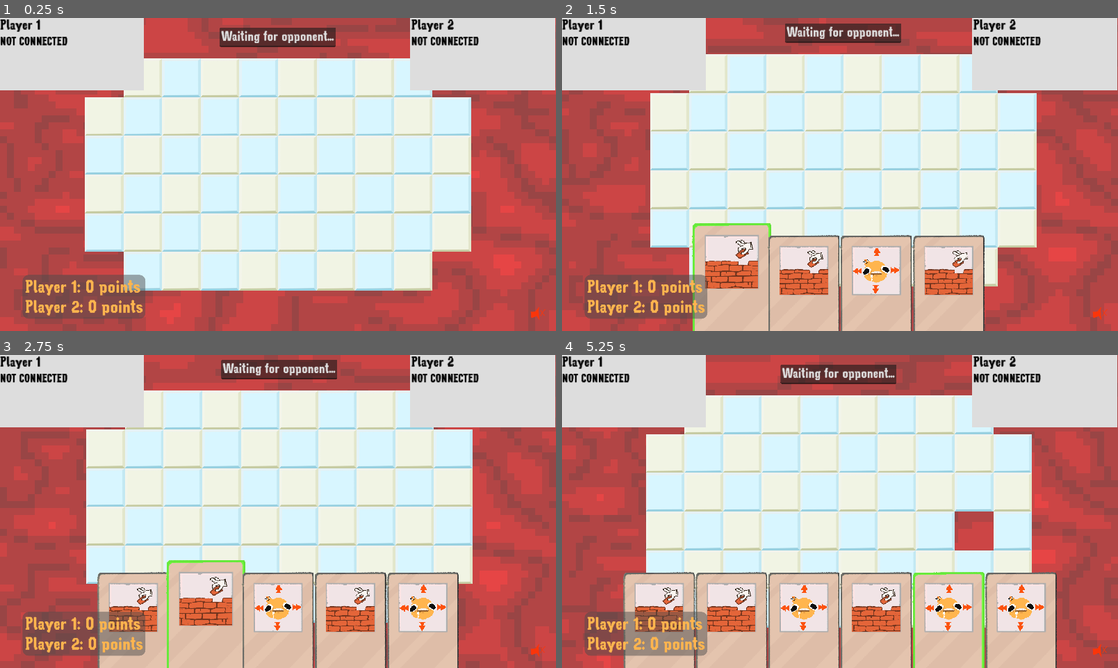
Above: before the commit, frames 1-4 (two rows, left to right).
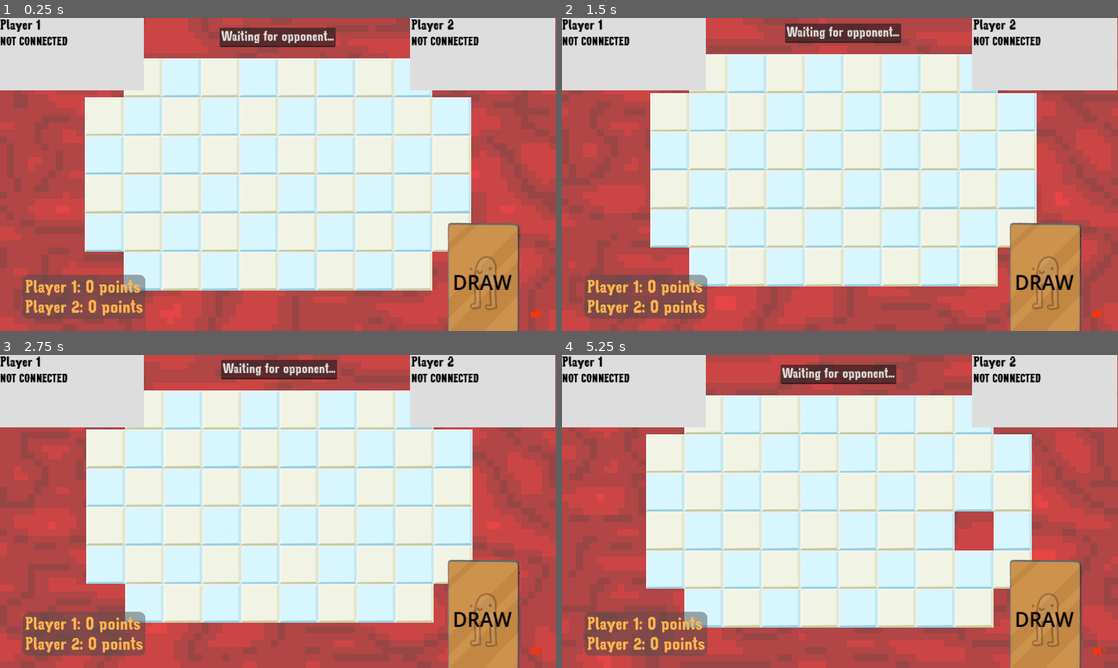
Above: after the commit, the same moments.

Repository: patator62180/GDWL_67
Game: Godot game, scene res://scenes/game/game.tscn
Two runs of this game, one before a commit and one after it. Both use one fixed random seed, a clock stepped at 60 frames per second and the inputs below. This scene is started directly instead of the project's main scene.
Inputs (mouse positions are in pixels of both pictures, inside the frame that each line leads up to):
- Up to frame 1 (0.25 s): no input
- Up to frame 2 (1.5 s): tap Enter (ui_accept) at 0.5, 0.6, 0.77, 1.07 s; move the mouse to (962, 158) at 0.52 s; hold Right (right) 0.53-1.25 s; click (962, 158) at 0.67 s; drag from (728, 293) to (812, 237) at 1.27 s
- Up to frame 3 (2.75 s): move the mouse to (239, 624) at 2.02 s; hold Right (right) from 2.03 s (still down); click (239, 624) at 2.1 s; tap Enter (ui_accept) at 2.3 s
- Up to frame 4 (5.25 s): release Right (right) at 2.75 s; drag from (840, 630) to (673, 464) at 2.77 s; drag from (912, 630) to (867, 511) at 3.52 s; drag from (984, 630) to (756, 433) at 4.27 s; move the mouse to (867, 511) at 5.02 s; hold Down (down) from 5.03 s (still down); tap Enter (ui_accept) at 5.1 s; click (867, 511) at 5.17 s

The runs differ from the first frame. In frame 1, 4.4% of the frame differs, in the area x 80-94%, y 65-100%; in frame 2, 19%; in frame 3, 22%; in frame 4, 23%, in the area x 11-94%, y 65-100%.
Error in both runs: Invalid access to property or key 'peer_player_joined' on a base object of type 'Nil'. (res://scenes/game/game.gd:39)

Commit message:
card anims + deck starting

Diff:
--- a/scenes/cards/card.gd
+++ b/scenes/cards/card.gd
@@ -6,6 +6,7 @@
 
 @export var outline : Control
 @export var icon : TextureRect
+@export var animation_player : AnimationPlayer
 
 var resource : Resource
 
@@ -19,14 +20,24 @@
     if event is InputEventMouseButton:
         card_clicked.emit(card_id)
 
-
 func _on_mouse_entered():
     scale = Vector2.ONE * 1.1
-
+    z_index = 1
+    position.y = position.y - 50
 
 func _on_mouse_exited():
     scale = Vector2.ONE
-
+    z_index = 0
+    position.y = position.y + 50
 
 func get_type():
     return resource.type
+
+func show_card_appear():
+    animation_player.play("card_appear")
+
+func show_card_back():
+    animation_player.play("card_show_back")
+
+func flip_card():
+    animation_player.play("card_flip")
--- a/scenes/cards/card.tscn
+++ b/scenes/cards/card.tscn
@@ -1,20 +1,138 @@
-[gd_scene load_steps=6 format=3 uid="uid://w8glstws2q30"]
+[gd_scene load_steps=12 format=3 uid="uid://w8glstws2q30"]
 
 [ext_resource type="Script" path="res://scenes/cards/card.gd" id="1_7d03g"]
 [ext_resource type="Texture2D" uid="uid://qfq8gm06d23p" path="res://sprites/tuile_blue.png" id="2_300yh"]
 [ext_resource type="Shader" path="res://scenes/cards/outline.gdshader" id="3_p3nqa"]
 [ext_resource type="Texture2D" uid="uid://dtys1aqstpv3o" path="res://sprites/Carte.png" id="3_pnjbd"]
+[ext_resource type="Texture2D" uid="uid://547e7ytc7lrc" path="res://sprites/card_back.png" id="5_xg4oj"]
 
 [sub_resource type="ShaderMaterial" id="ShaderMaterial_77or1"]
 resource_local_to_scene = true
 shader = ExtResource("3_p3nqa")
-shader_parameter/color = Color(0.4, 1, 0.2, 0)
+shader_parameter/color = Color(0.12549, 0.427451, 0, 0)
 shader_parameter/width = 4.965
 shader_parameter/pattern = 2
 shader_parameter/inside = true
 shader_parameter/add_margins = true
 
-[node name="Card" type="Control" node_paths=PackedStringArray("outline", "icon")]
+[sub_resource type="Animation" id="Animation_daeny"]
+length = 0.001
+tracks/0/type = "bezier"
+tracks/0/imported = false
+tracks/0/enabled = true
+tracks/0/path = NodePath("Background:scale:x")
+tracks/0/interp = 1
+tracks/0/loop_wrap = true
+tracks/0/keys = {
+"handle_modes": PackedInt32Array(0),
+"points": PackedFloat32Array(1, -0.25, 0, 0.25, 0),
+"times": PackedFloat32Array(0)
+}
+tracks/1/type = "value"
+tracks/1/imported = false
+tracks/1/enabled = true
+tracks/1/path = NodePath("Background/CardBack:visible")
+tracks/1/interp = 1
+tracks/1/loop_wrap = true
+tracks/1/keys = {
+"times": PackedFloat32Array(0),
+"transitions": PackedFloat32Array(1),
+"update": 1,
+"values": [false]
+}
+tracks/2/type = "bezier"
+tracks/2/imported = false
+tracks/2/enabled = true
+tracks/2/path = NodePath(".:position:y")
+tracks/2/interp = 1
+tracks/2/loop_wrap = true
+tracks/2/keys = {
+"handle_modes": PackedInt32Array(0),
+"points": PackedFloat32Array(398, -0.25, 0, 0.25, 0),
+"times": PackedFloat32Array(0)
+}
+
+[sub_resource type="Animation" id="Animation_e3tc5"]
+resource_name = "card_appear"
+length = 0.25
+step = 0.05
+tracks/0/type = "value"
+tracks/0/imported = false
+tracks/0/enabled = true
+tracks/0/path = NodePath("Background/CardBack:visible")
+tracks/0/interp = 1
+tracks/0/loop_wrap = true
+tracks/0/keys = {
+"times": PackedFloat32Array(0),
+"transitions": PackedFloat32Array(1),
+"update": 1,
+"values": [true]
+}
+tracks/1/type = "bezier"
+tracks/1/imported = false
+tracks/1/enabled = true
+tracks/1/path = NodePath(".:position:y")
+tracks/1/interp = 1
+tracks/1/loop_wrap = true
+tracks/1/keys = {
+"handle_modes": PackedInt32Array(0, 0),
+"points": PackedFloat32Array(200, -0.25, 0, 0.1, -239.24, 0, -0.05, -44.4992, 0.25, 0),
+"times": PackedFloat32Array(0, 0.25)
+}
+
+[sub_resource type="Animation" id="Animation_0ppyw"]
+resource_name = "card_flip"
+length = 0.5
+step = 0.025
+tracks/0/type = "value"
+tracks/0/imported = false
+tracks/0/enabled = true
+tracks/0/path = NodePath("Background/CardBack:visible")
+tracks/0/interp = 1
+tracks/0/loop_wrap = true
+tracks/0/keys = {
+"times": PackedFloat32Array(0, 0.25),
+"transitions": PackedFloat32Array(1, 1),
+"update": 1,
+"values": [true, false]
+}
+tracks/1/type = "bezier"
+tracks/1/imported = false
+tracks/1/enabled = true
+tracks/1/path = NodePath("Background:scale:x")
+tracks/1/interp = 1
+tracks/1/loop_wrap = true
+tracks/1/keys = {
+"handle_modes": PackedInt32Array(2, 0, 2),
+"points": PackedFloat32Array(1, 0, 0, 0.0833333, 0, 0, -0.125, 0.660535, 0.125, 0.670152, 1, -0.0833333, 0, 0, 0),
+"times": PackedFloat32Array(0, 0.25, 0.5)
+}
+
+[sub_resource type="Animation" id="Animation_kg8m0"]
+resource_name = "card_show_back"
+length = 0.001
+tracks/0/type = "value"
+tracks/0/imported = false
+tracks/0/enabled = true
+tracks/0/path = NodePath("Background/CardBack:visible")
+tracks/0/interp = 1
+tracks/0/loop_wrap = true
+tracks/0/keys = {
+"times": PackedFloat32Array(0),
+"transitions": PackedFloat32Array(1),
+"update": 1,
+"values": [true]
+}
+
+[sub_resource type="AnimationLibrary" id="AnimationLibrary_smuk7"]
+_data = {
+"RESET": SubResource("Animation_daeny"),
+"card_appear": SubResource("Animation_e3tc5"),
+"card_flip": SubResource("Animation_0ppyw"),
+"card_show_back": SubResource("Animation_kg8m0")
+}
+
+[node name="Card" type="Control" node_paths=PackedStringArray("outline", "icon", "animation_player")]
 texture_filter = 1
 custom_minimum_size = Vector2(150, 0)
 layout_mode = 3
@@ -23,17 +141,37 @@
 anchor_top = 1.0
 anchor_right = 0.5
 anchor_bottom = 1.0
-offset_left = -75.0
+offset_left = 3381.0
 offset_top = -250.0
-offset_right = 75.0
+offset_right = 3531.0
+offset_bottom = 0.000976563
 grow_horizontal = 2
 grow_vertical = 0
 pivot_offset = Vector2(75, 250)
 script = ExtResource("1_7d03g")
-outline = NodePath("Outline")
-icon = NodePath("Icon")
-
-[node name="Outline" type="TextureRect" parent="."]
+outline = NodePath("Background/Outline")
+icon = NodePath("Background/Icon")
+animation_player = NodePath("AnimationPlayer")
+
+[node name="Background" type="TextureRect" parent="."]
+texture_filter = 1
+material = SubResource("ShaderMaterial_77or1")
+layout_mode = 1
+anchors_preset = 8
+anchor_left = 0.5
+anchor_top = 0.5
+anchor_right = 0.5
+anchor_bottom = 0.5
+offset_left = -75.0
+offset_top = -125.0
+offset_right = 75.0
+offset_bottom = 125.0
+grow_horizontal = 2
+grow_vertical = 2
+pivot_offset = Vector2(75, 125)
+texture = ExtResource("3_pnjbd")
+
+[node name="Outline" type="TextureRect" parent="Background"]
 visible = false
 modulate = Color(0, 0, 0, 1)
 layout_mode = 1
@@ -50,24 +188,7 @@
 grow_vertical = 2
 texture = ExtResource("2_300yh")
 
-[node name="Background" type="TextureRect" parent="."]
-texture_filter = 1
-material = SubResource("ShaderMaterial_77or1")
-layout_mode = 1
-anchors_preset = 8
-anchor_left = 0.5
-anchor_top = 0.5
-anchor_right = 0.5
-anchor_bottom = 0.5
-offset_left = -75.0
-offset_top = -125.0
-offset_right = 75.0
-offset_bottom = 125.0
-grow_horizontal = 2
-grow_vertical = 2
-texture = ExtResource("3_pnjbd")
-
-[node name="Icon" type="TextureRect" parent="."]
+[node name="Icon" type="TextureRect" parent="Background"]
 layout_mode = 1
 anchors_preset = 8
 anchor_left = 0.5
@@ -81,6 +202,21 @@
 grow_horizontal = 2
 grow_vertical = 2
 
+[node name="CardBack" type="TextureRect" parent="Background"]
+visible = false
+layout_mode = 1
+anchors_preset = 15
+anchor_right = 1.0
+anchor_bottom = 1.0
+grow_horizontal = 2
+grow_vertical = 2
+texture = ExtResource("5_xg4oj")
+
+[node name="AnimationPlayer" type="AnimationPlayer" parent="."]
+libraries = {
+"": SubResource("AnimationLibrary_smuk7")
+}
+
 [connection signal="gui_input" from="." to="." method="_on_gui_input"]
 [connection signal="mouse_entered" from="." to="." method="_on_mouse_entered"]
 [connection signal="mouse_exited" from="." to="." method="_on_mouse_exited"]
--- a/scenes/cards/hand.gd
+++ b/scenes/cards/hand.gd
@@ -13,6 +13,10 @@
 var total_weight = 0
 
 @export var selected_color = Color(0.4, 1, 0.2, 0.85)
+@export var cards_parent: Control
+
+@export var max_width: int
+@export var max_card_angle: float
 
 signal card_selected(cardType : String)
 
@@ -27,8 +31,8 @@
 
 # Called every frame. 'delta' is the elapsed time since the previous frame.
 func _process(delta):
-    if Input.is_action_just_pressed("ui_accept"):
-        draw()
+    #if Input.is_action_just_pressed("ui_accept"):
+        #draw()
     if Input.is_action_just_pressed("escape"):
         unselect_selected_card()
     pass
@@ -53,7 +57,7 @@
     var card = card_scene.instantiate() as Card
     card.init(card_ressource)
 
-    add_child(card)
+    cards_parent.add_child(card)
 
     card_count += 1
     card.card_id = card_count
@@ -61,6 +65,8 @@
 
     cards.push_back(card)
     reposition_cards()
+
+    play_card_appear_anims(card)
 
 func select_card(card_id):
     unselect_selected_card()
@@ -83,11 +89,28 @@
     card_selected.emit("")
 
 func reposition_cards():
+    var authorized_card_width = card_width
+    if cards.size() > 1:
+        authorized_card_width = (max_width - card_width) as float / (cards.size() - 1)
+
+    var actual_width = min(card_width, authorized_card_width)
+
     for i in range(0, cards.size()):
-        cards[i].position = Vector2(i * card_width - cards.size() * card_width / 2, 0)
+        cards[i].position = Vector2(i * actual_width - (cards.size() - 1) * actual_width / 2 - card_width / 2, 0)
+        cards[i].rotation_degrees = ((i+0.5) as float / cards.size()) * max_card_angle - max_card_angle / 2
+        print(cards[i].rotation_degrees)
 
 func consume_selected_card():
     cards.remove_at(selected_card_index)
     selected_card.queue_free()
     unselect_selected_card()
     reposition_cards()
+
+func _on_deck_gui_input(event):
+    if event is InputEventMouseButton and event.get_button_index() == MOUSE_BUTTON_LEFT and event.is_pressed():
+        draw()
+
+func play_card_appear_anims(card: Card):
+    card.show_card_appear()
+    await get_tree().create_timer(0.3).timeout
+    card.flip_card()
--- a/scenes/cards/hand.tscn
+++ b/scenes/cards/hand.tscn
@@ -1,16 +1,82 @@
-[gd_scene load_steps=2 format=3 uid="uid://dsmt3xnq7i1eu"]
+[gd_scene load_steps=3 format=3 uid="uid://dsmt3xnq7i1eu"]
 
 [ext_resource type="Script" path="res://scenes/cards/hand.gd" id="1_cctgx"]
+[ext_resource type="Texture2D" uid="uid://547e7ytc7lrc" path="res://sprites/card_back.png" id="2_kyxea"]
 
-[node name="Hand" type="Control"]
+[node name="Hand" type="Control" node_paths=PackedStringArray("cards_parent")]
 layout_mode = 3
+anchors_preset = 12
+anchor_top = 1.0
+anchor_right = 1.0
+anchor_bottom = 1.0
+offset_top = -200.0
+grow_horizontal = 2
+grow_vertical = 0
+script = ExtResource("1_cctgx")
+cards_parent = NodePath("Cards")
+max_width = 600
+max_card_angle = 20.0
+
+[node name="Cards" type="Control" parent="."]
+layout_mode = 1
 anchors_preset = 7
 anchor_left = 0.5
 anchor_top = 1.0
 anchor_right = 0.5
 anchor_bottom = 1.0
 offset_top = -200.0
-offset_bottom = -200.0
 grow_horizontal = 2
 grow_vertical = 0
-script = ExtResource("1_cctgx")
+
+[node name="Deck" type="Control" parent="."]
+layout_mode = 1
+anchor_left = 0.74
+anchor_right = 1.0
+anchor_bottom = 1.0
+offset_left = -0.47998
+grow_horizontal = 0
+grow_vertical = 0
+
+[node name="card_back" type="TextureRect" parent="Deck"]
+layout_mode = 1
+anchors_preset = 8
+anchor_left = 0.5
+anchor_top = 0.5
+anchor_right = 0.5
+anchor_bottom = 0.5
+offset_left = -75.0
+offset_top = -125.0
+offset_right = 75.0
+offset_bottom = 125.0
+grow_horizontal = 2
+grow_vertical = 2
+pivot_offset = Vector2(75, 150)
+texture = ExtResource("2_kyxea")
+
+[node name="RichTextLabel" type="RichTextLabel" parent="Deck/card_back"]
+light_mask = 0
+layout_mode = 1
+anchors_preset = 8
+anchor_left = 0.5
+anchor_top = 0.5
+anchor_right = 0.5
+anchor_bottom = 0.5
+offset_left = -75.0
+offset_top = -20.0
+offset_right = 70.0
+offset_bottom = 20.0
+grow_horizontal = 2
+grow_vertical = 2
+mouse_filter = 2
+theme_override_colors/default_color = Color(0, 0, 0, 1)
+theme_override_font_sizes/normal_font_size = 41
+bbcode_enabled = true
+text = "[center]DRAW[/center]"
+fit_content = true
+scroll_active = false
+autowrap_mode = 0
+shortcut_keys_enabled = false
+deselect_on_focus_loss_enabled = false
+drag_and_drop_selection_enabled = false
+
+[connection signal="gui_input" from="Deck/card_back" to="." method="_on_deck_gui_input"]
--- a/scenes/simulation/shockwave.tscn
+++ b/scenes/simulation/shockwave.tscn
@@ -39,7 +39,7 @@
 
 [sub_resource type="Animation" id="Animation_hs2n7"]
 resource_name = "shockwave"
-length = 0.5
+length = 0.6
 tracks/0/type = "value"
 tracks/0/imported = false
 tracks/0/enabled = true
@@ -59,10 +59,10 @@
 tracks/1/interp = 1
 tracks/1/loop_wrap = true
 tracks/1/keys = {
-"times": PackedFloat32Array(0, 0.5),
-"transitions": PackedFloat32Array(1, 1),
+"times": PackedFloat32Array(0, 0.5, 0.6),
+"transitions": PackedFloat32Array(1, 1, 1),
 "update": 0,
-"values": [0.0, 1.0]
+"values": [0.0, 1.0, 5.0]
 }
 
 [sub_resource type="AnimationLibrary" id="AnimationLibrary_msdhq"]
Binary file added: sprites/card_back.png
Not shown, added: sprites/card_back.png.import
